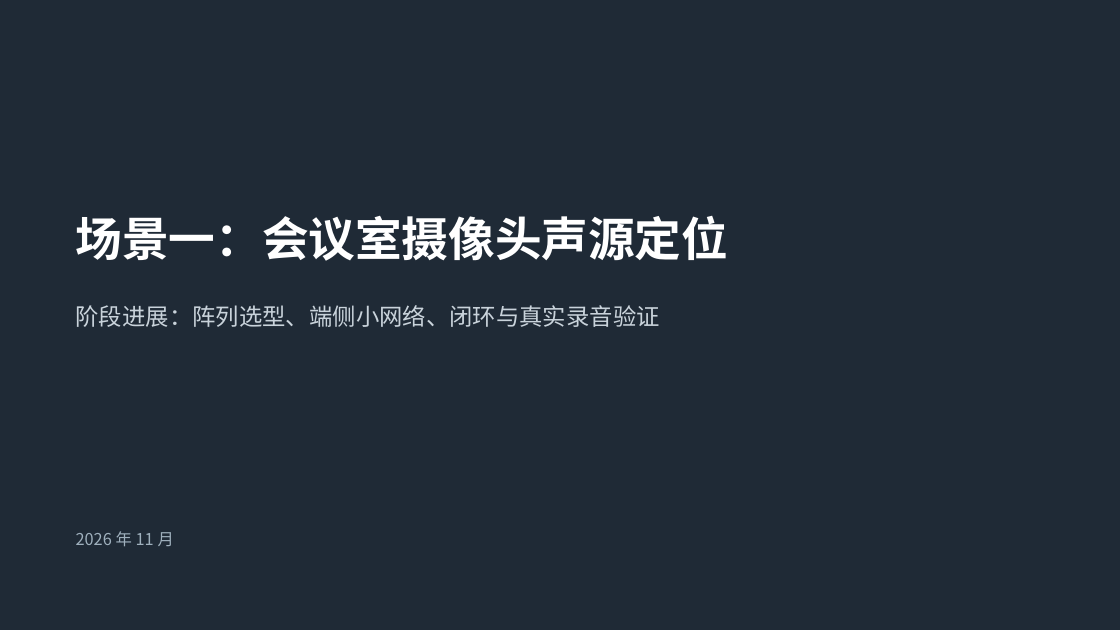
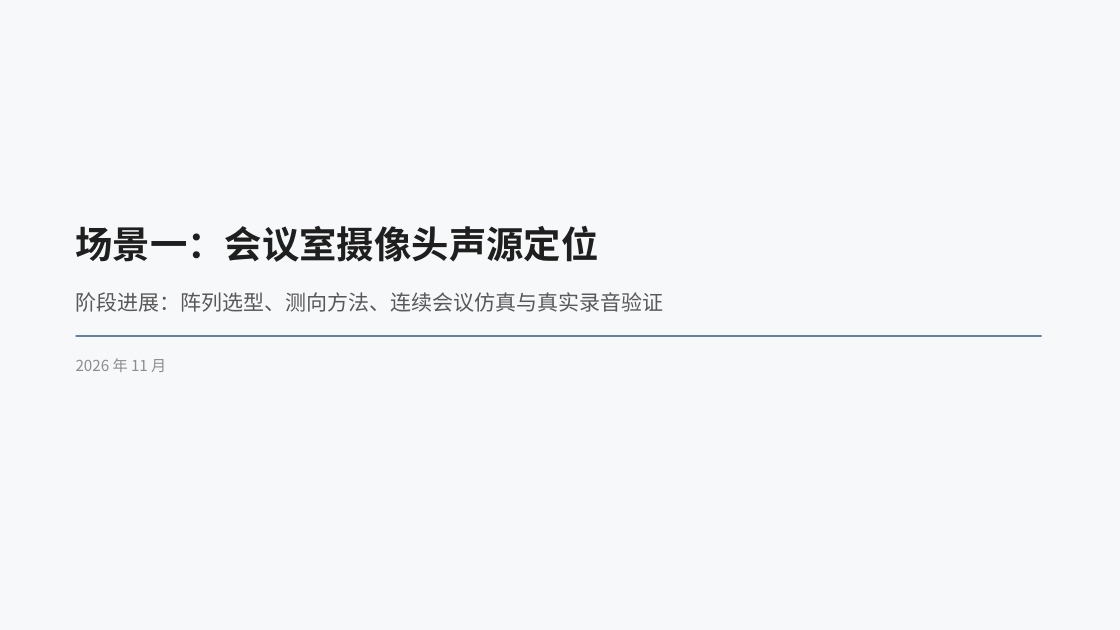
Before and after one commit to ZeroFoxxi/ssl-scene1, a slide deck: slide 1 of 01_场景一_摄像头声源定位/方案选型/场景一阶段汇报_会议室声源定位.pptx. Drawn at 1120x630 pixels with LibreOffice and Linux fonts; fonts in the diff are those of the drawing. Boxes give left, top, right and bottom in pixels: in the first picture for what was removed or moved away, otherwise in the second. Text is boxed around its words. In the diff, an @@ line names an element or a change of style, - is before the commit and + after.

```diff
--- a/01_场景一_摄像头声源定位/方案选型/场景一阶段汇报_会议室声源定位.pptx
+++ b/01_场景一_摄像头声源定位/方案选型/场景一阶段汇报_会议室声源定位.pptx
@@ background #1F2A36 to #F7F8FA @@
@@ text "场景一：会议室摄像头声源定位" at (76,226,599,262): size 40 to 32 pt, text colour #FFFFFF to #1F1F1F; vertical alignment top to middle @@
@@ text at (76,292,664,312): text changed; size 20 to 18 pt; text colour #C9D3DB to #595959 @@
-阶段进展：阵列选型、端侧小网络、闭环与真实录音验证
+阶段进展：阵列选型、测向方法、连续会议仿真与真实录音验证
@@ text "阶段进展：阵列选型、测向方法、连续会议仿真与真实录音验证" at (76,292,664,312): vertical alignment top to middle @@
@@ text "2026 年 11 月": place and size @@
-text "2026 年 11 月" at (76,531,174,547)
+text "2026 年 11 月" at (76,358,166,372)
@@ text "2026 年 11 月" at (76,358,166,372): size 14 to 13 pt, text colour #9FB0BD to #8C8C8C; vertical alignment top to middle @@
@@ line added from (76, 336) to (1042, 336), #134074 1 pt @@
```
Also in this commit, not shown: 6 other slides changed, 2 slides added, 1 slide removed, 2 other files.
